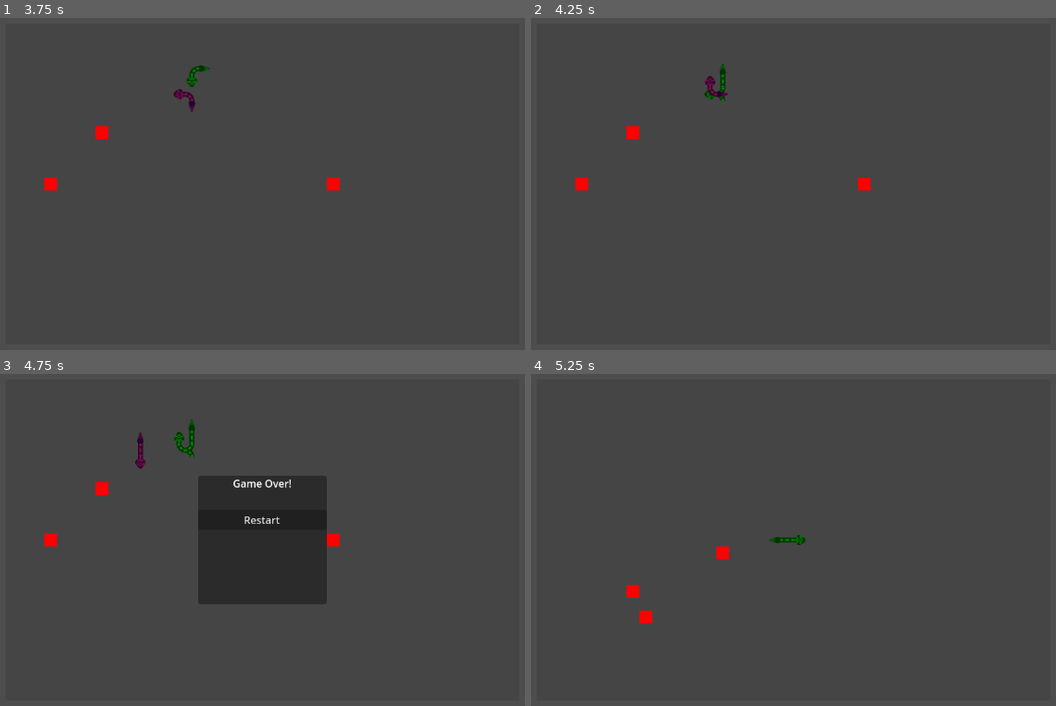
Above: before the commit, frames 1-4 (two rows, left to right).
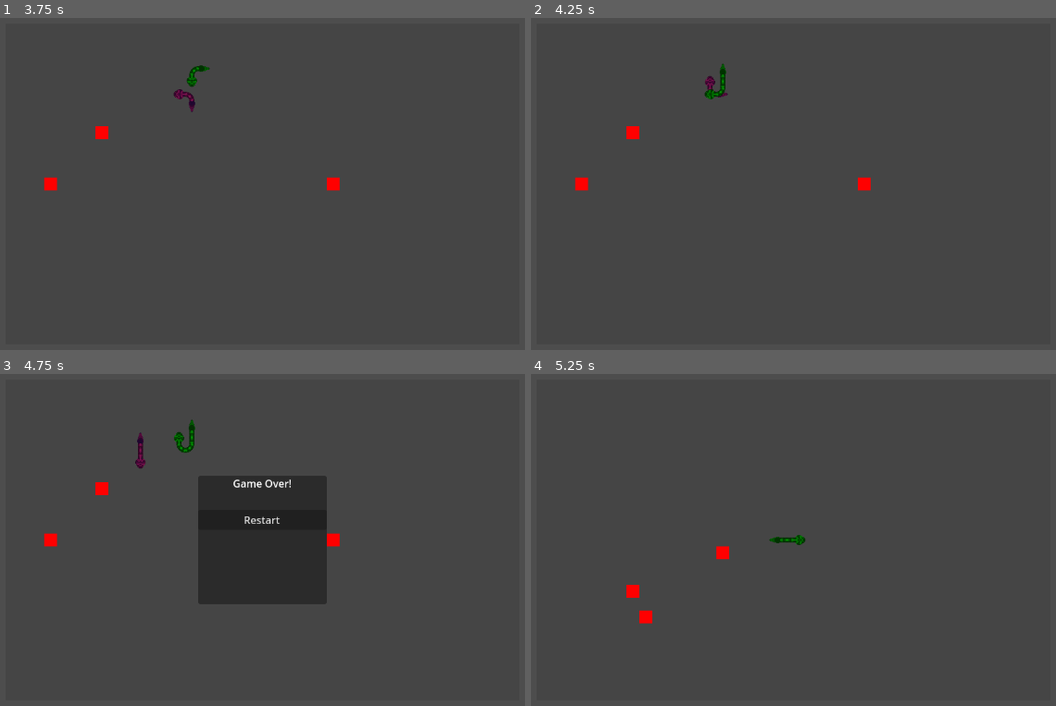
Above: after the commit, the same moments.

Repository: DvirKomlosh/snake
Game: Godot game, scene res://scenes/MainGame.tscn
Two runs of this game, one before a commit and one after it. Both use one fixed random seed, a clock stepped at 60 frames per second and the inputs below.
Inputs:
- Up to frame 1 (3.75 s): hold Up (ui_up) 0.53-2.03 s; tap Enter at 2 s; hold Left (ui_left) 2.03-3.53 s; tap Space at 2.75 s; hold Down (ui_down) from 3.53 s (still down)
- Up to frame 2 (4.25 s): keep holding Down (ui_down)
- Up to frame 3 (4.75 s): release Down (ui_down) at 4.28 s; hold Right (ui_right) from 4.28 s (still down)
- Up to frame 4 (5.25 s): release Right (ui_right) at 5 s; click "Restart" at 5 s

Frame 1 is identical in both runs. In frame 2, less than 0.1% of the frame differs, in the area x 33-38%, y 21-26%; in frame 3, less than 0.1%; in frame 4, nothing differs.
Error before the commit: Assertion failed. (res://scripts/Snake.gd:96)

Commit message:
fixed double head

Diff:
--- a/snake/scripts/PlayerSnake.gd
+++ b/snake/scripts/PlayerSnake.gd
@@ -3,6 +3,7 @@
 func _ready() -> void:
 	super._ready()
 	set_process_input(true)
+	self.z_index = 1
 
 
 func _input(event: InputEvent) -> void:
@@ -27,6 +28,8 @@
 		requested_direction = new_direction
 
 func eat_snake_at(position: Vector2i):
+	if position == head_position:
+		return
 	requested_direction = position - head_position
 	body_segments.push_front(position)
 	head_position = body_segments[0]
